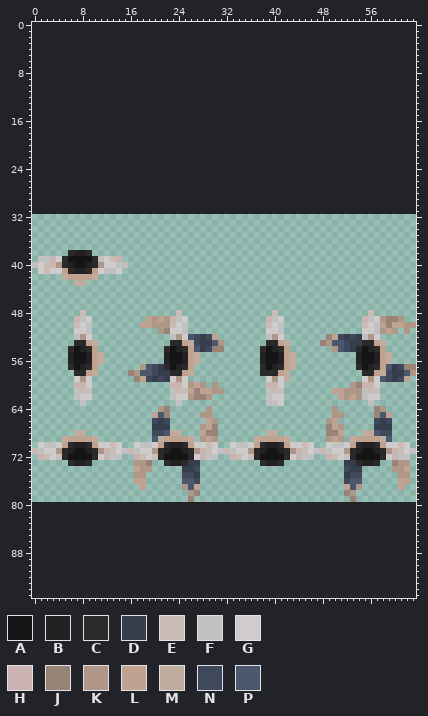
File history of a sprite sheet, assets/Animacijos/PlayerPngs/PlayerRunRight/PlayerAnims.png. This is how it looked before the edit.
The file is 64x48 pixels. Colours within 5 levels of each other are drawn and written as one. The old version is drawn lined up with the new one, on the new canvas.
Palette (. is transparent): A #151515  B #222222  C #2a2a2a  D #363e4d  E #c8bcb5  F #c2c1c1  G #d0cccc  H #cab3b1  J #978476  K #ae9786  L #bfa390  M #c0ac9e  N #3f495b  P #4b576d
Pixels before (only the part around the change), first column x 0:
 0 ................................................................
 1 ................................................................
 2 ................................................................
 3 ................................................................
 4 ................................................................
 5 ................................................................
 6 ................................................................
 7 ................................................................
 8 ................................................................
 9 ................................................................
10 ................................................................
11 ................................................................
12 ................................................................
13 ................................................................
14 ................................................................
15 ................................................................
16 ................................................................
17 ................................................................
18 ................................................................
19 ................................................................
20 ................................................................
21 ................................................................
22 ................................................................
23 ................................................................
24 ................................................................
25 ................................................................
26 ................................................................
27 ................................................................
28 ................................................................
29 ................................................................
30 ................................................................
31 ................................................................
32 ................................................................
33 ................................................................
34 ................................................................
35 ................................................................
36 ................................................................
37 ................................................................
38 ......CBBC......................................................
39 .FFHGCAAAACFGEH.................................................
40 FGEHKCBAABCKGGFE................................................
41 .GEGGLCBBCLGFFG.................................................
42 .....MLLLLM.....................................................
43 .......MM.......................................................
44 ................................................................
45 ................................................................
46 ................................................................
47 ................................................................
48 ........E...............E...............E...............E.......
49 .......HFG.........LKLKHFG.............HFG.............HFGKJJK..
50 .......EGF........LLKKKEGF.............EGF.............EGFLJLLKK
51 .......GGF...........KJGGF.............GGF.............GGFKLK.K.
52 .......FKG.............FKGPNDNL........FKG.......JLNDNDFKG......
53 .......CCLM............CCLMNDDPK.......CCLM.....JKPPNDDCCLM.....
54 ......CABCL...........CABCLPDNJJ......CABCL.......KPNDCABCL.....
55 ......BAABLM..........BAABLM..........BAABLM..........BAABLM....
56 ......BAABLM..........BAABLM..........BAABLM..........BAABLM....
57 ......CABCL.......KPNDCABCL...........CABCLM..........CABCLPDNJJ
58 .......CCLM.....JKPPNDDCCLM...........CCCLM............CCLMNDDPK
59 .......GKG.......JLNDNDGKG.............GKGM............GKGPNDNL.
60 .......HHG.............HHGKLK.K........HHG...........KJHHG......
61 .......FEE.............FEELJLLKK.......FEE........LLKKKFEE......
62 .......FGG.............FGGKJJK.........FGG.........LKLKFGG......
63 ........F...............F..............FFG..............F.......
64 .....................KJ......K....................K......JK.....
65 ....................LPJ.....KK....................KK.....JPL....
66 ....................NDN......LK..................KL......NDN....
67 ....................DDD.....KLJ..................JLK.....DDD....
68 .......MM...........NNPMM...LJJ........MM........JJL...MMPNN....
69 .....MLLLLM.........PMLLLLM.KLK......MLLLLM......KLK.MLLLLMP....
70 .GFFGLCBBCLGGEG..GFFGLCBBCLGGEG..GFFGLCBBCLGGEG..GFFGLCBBCLGGEG.
71 EFGGKCBAABCKHEGFEFGGKCBAABCKHEGFEFGGKCBAABCKHEGFEFGGKCBAABCKHEGF
72 .HEGFCAAAACGHFF..HEGFCAAAACGHFF..HEGFCAAAACGHFF..HEGFCAAAACGHFF.
73 ......CBBC.......KKJ..CBBCDD..........CBBC..........DDCBBC..JKK.
74 .................LKK.....DDN........................NDD.....KKL.
75 .................KK......NND........................DNN......KK.
76 .................LL......PPN........................NPP......LL.
77 ..................L......KPL........................LPK......L..
78 ..........................KJ........................JK..........
79 ..........................J..........................J..........
80 ................................................................
81 ................................................................
82 ................................................................
83 ................................................................
84 ................................................................
85 ................................................................
86 ................................................................
87 ................................................................
88 ................................................................
89 ................................................................
90 ................................................................
91 ................................................................
92 ................................................................
93 ................................................................
94 ................................................................
95 ................................................................
New version:
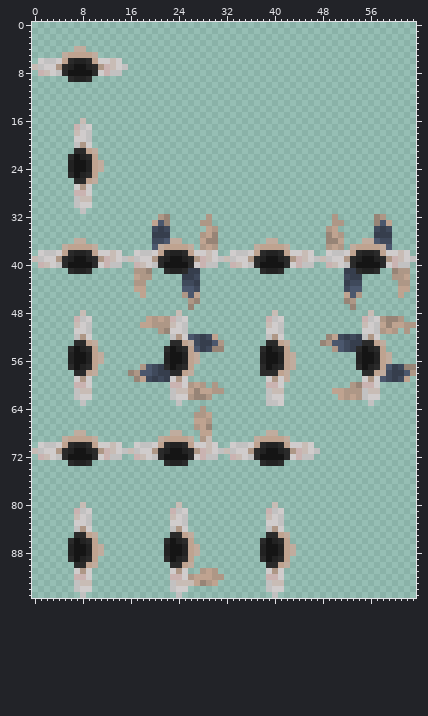
What changed:
canvas 64x48 -> 64x96, the old top-left corner now at 0,32
y 4: x 7..8 .. -> MM
y 5: x 5..10 ...... -> MLLLLM
y 6: x 1..14 .............. -> GFFGLCBBCLGGEG
y 7: x 0..15 ................ -> EFGGKCBAABCKHEGF
y 8: x 1..14 .............. -> HEGFCAAAACGHFF
y 9: x 6..9 .... -> CBBC
y 16: x 8 . -> E
y 17: x 7..9 ... -> HFG
y 18: x 7..9 ... -> EGF
y 19: x 7..9 ... -> GGF
y 20: x 7..9 ... -> FKG
y 21: x 7..10 .... -> CCLM
y 22: x 6..10 ..... -> CABCL
y 23..24: x 6..11 ...... -> BAABLM
y 25: x 6..10 ..... -> CABCL
y 26: x 7..10 .... -> CCLM
y 27: x 7..9 ... -> GKG
y 28: x 7..9 ... -> HHG
y 29: x 7..9 ... -> FEE
y 30: x 7..9 ... -> FGG
y 31: x 8 . -> F
y 32: x 21..22 .. -> KJ; x 29 . -> K; x 50 . -> K; x 57..58 .. -> JK
y 33: x 20..22 ... -> LPJ; x 28..29 .. -> KK; x 50..51 .. -> KK; x 57..59 ... -> JPL
y 34: x 20..22 ... -> NDN; x 29..30 .. -> LK; x 49..50 .. -> KL; x 57..59 ... -> NDN
y 35: x 20..22 ... -> DDD; x 28..30 ... -> KLJ; x 49..51 ... -> JLK; x 57..59 ... -> DDD
y 36: x 7..8 .. -> MM; x 20..24 ..... -> NNPMM; x 28..30 ... -> LJJ; x 39..40 .. -> MM; x 49..51 ... -> JJL; x 55..59 ..... -> MMPNN
y 37: x 5..10 ...... -> MLLLLM; x 20..26 ....... -> PMLLLLM; x 28..30 ... -> KLK; x 37..42 ...... -> MLLLLM; x 49..51 ... -> KLK; x 53..59 ....... -> MLLLLMP
y 38: x 1..5 ..... -> GFFGL; x 10..14 ..... -> LGGEG; x 17..30 .............. -> GFFGLCBBCLGGEG; x 33..46 .............. -> GFFGLCBBCLGGEG; x 49..62 .............. -> GFFGLCBBCLGGEG
y 39: x 0 . -> E; x 2..4 FHG -> GGK; x 6 A -> B; x 9 A -> B; x 11..12 FG -> KH; x 14..63 H................................................. -> GFEFGGKCBAABCKHEGFEFGGKCBAABCKHEGFEFGGKCBAABCKHEGF
y 40: x 0..1 FG -> .H; x 3..4 HK -> GF; x 6 B -> A; x 9 B -> A; x 11..13 KGG -> GHF; x 15 E -> .; x 17..30 .............. -> HEGFCAAAACGHFF; x 33..46 .............. -> HEGFCAAAACGHFF; x 49..62 .............. -> HEGFCAAAACGHFF
y 41: x 1..5 GEGGL -> .....; x 10..14 LGFFG -> .....; x 17..19 ... -> KKJ; x 22..27 ...... -> CBBCDD; x 38..41 .... -> CBBC; x 52..57 ...... -> DDCBBC; x 60..62 ... -> JKK
y 42: x 5..10 MLLLLM -> ......; x 17..19 ... -> LKK; x 25..27 ... -> DDN; x 52..54 ... -> NDD; x 60..62 ... -> KKL
y 43: x 7..8 MM -> ..; x 17..18 .. -> KK; x 25..27 ... -> NND; x 52..54 ... -> DNN; x 61..62 .. -> KK
y 44: x 17..18 .. -> LL; x 25..27 ... -> PPN; x 52..54 ... -> NPP; x 61..62 .. -> LL
y 45: x 18 . -> L; x 25..27 ... -> KPL; x 52..54 ... -> LPK; x 61 . -> L
y 46: x 26..27 .. -> KJ; x 52..53 .. -> JK
y 47: x 26 . -> J; x 53 . -> J
y 64: x 21..22 KJ -> ..; x 28..29 .K -> K.; x 50 K -> .; x 57..58 JK -> ..
y 65: x 20..22 LPJ -> ...; x 27 . -> K; x 29 K -> L; x 50..51 KK -> ..; x 57..59 JPL -> ...
y 66: x 20..22 NDN -> ...; x 27..30 ..LK -> LLK.; x 49..50 KL -> ..; x 57..59 NDN -> ...
y 67: x 20..22 DDD -> ...; x 27..30 .KLJ -> KLJ.; x 49..51 JLK -> ...; x 57..59 DDD -> ...
y 68: x 20..22 NNP -> ...; x 29..30 JJ -> L.; x 49..51 JJL -> ...; x 55..59 MMPNN -> .....
y 69: x 20 P -> .; x 29..30 LK -> E.; x 49..51 KLK -> ...; x 53..59 MLLLLMP -> .......
y 70: x 49..62 GFFGLCBBCLGGEG -> ..............
y 71: x 48..63 EFGGKCBAABCKHEGF -> ................
y 72: x 49..62 HEGFCAAAACGHFF -> ..............
y 73: x 17..19 KKJ -> ...; x 26..27 DD -> ..; x 52..57 DDCBBC -> ......; x 60..62 JKK -> ...
y 74: x 17..19 LKK -> ...; x 25..27 DDN -> ...; x 52..54 NDD -> ...; x 60..62 KKL -> ...
y 75: x 17..18 KK -> ..; x 25..27 NND -> ...; x 52..54 DNN -> ...; x 61..62 KK -> ..
y 76: x 17..18 LL -> ..; x 25..27 PPN -> ...; x 52..54 NPP -> ...; x 61..62 LL -> ..
y 77: x 18 L -> .; x 25..27 KPL -> ...; x 52..54 LPK -> ...; x 61 L -> .
y 78: x 26..27 KJ -> ..; x 52..53 JK -> ..
y 79: x 26 J -> .; x 53 J -> .
y 80: x 8 . -> E; x 24 . -> E; x 40 . -> E
y 81: x 7..9 ... -> HFG; x 23..25 ... -> HFG; x 39..41 ... -> HFG
y 82: x 7..9 ... -> EGF; x 23..25 ... -> EGF; x 39..41 ... -> EGF
y 83: x 7..9 ... -> GGF; x 23..25 ... -> GGF; x 39..41 ... -> GGF
y 84: x 7..9 ... -> FKG; x 23..25 ... -> FKG; x 39..41 ... -> FKG
y 85: x 7..10 .... -> CCLM; x 23..26 .... -> CCLM; x 39..42 .... -> CCLM
y 86: x 6..10 ..... -> CABCL; x 22..26 ..... -> CABCL; x 38..42 ..... -> CABCL
y 87..88: x 6..11 ...... -> BAABLM; x 22..27 ...... -> BAABLM; x 38..43 ...... -> BAABLM
y 89: x 6..10 ..... -> CABCL; x 22..26 ..... -> CABCL; x 38..42 ..... -> CABCL
y 90: x 7..10 .... -> CCLM; x 23..26 .... -> CCLM; x 39..42 .... -> CCLM
y 91: x 7..9 ... -> GKG; x 23..25 ... -> GKG; x 28..30 ... -> KLK; x 39..41 ... -> GKG
y 92: x 7..9 ... -> HHG; x 23..31 ......... -> HHGKLLLKK; x 39..41 ... -> HHG
y 93: x 7..9 ... -> FEE; x 23..30 ........ -> FEEELJKL; x 39..41 ... -> FEE
y 94: x 7..9 ... -> FGG; x 23..25 ... -> FGG; x 39..41 ... -> FGG
y 95: x 8 . -> F; x 24 . -> F; x 40 . -> F
